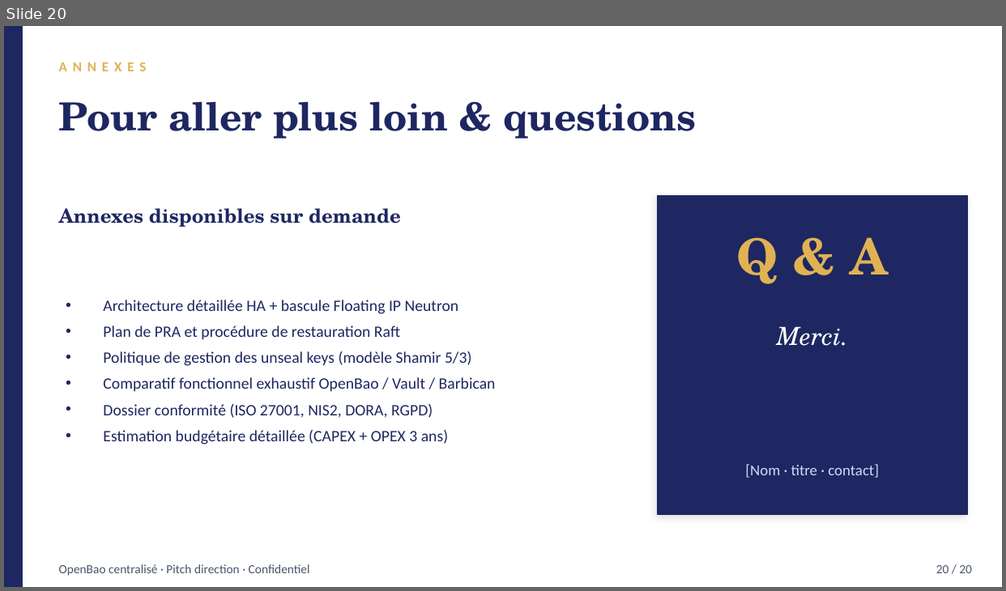
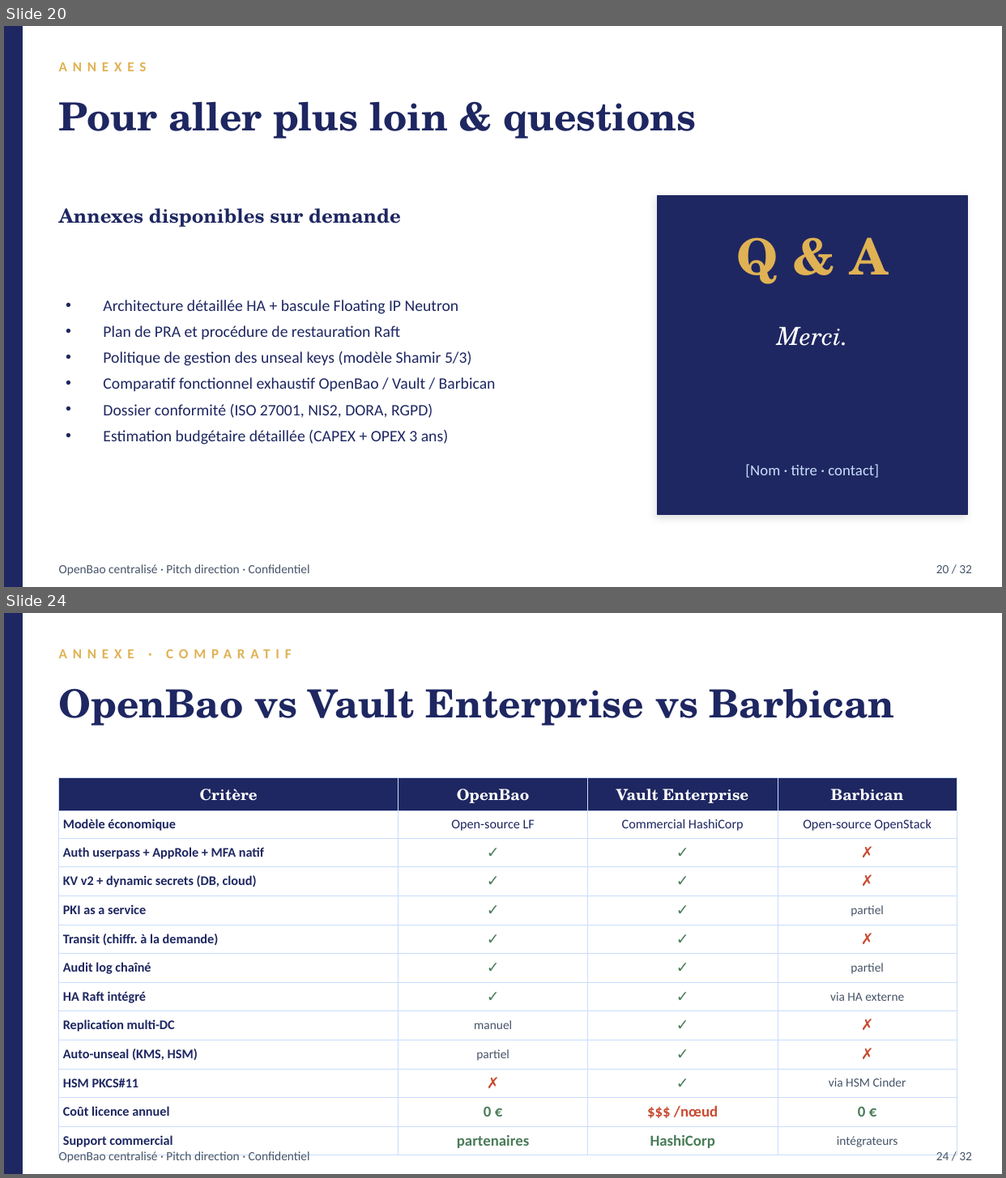
Before and after one commit to massinissa-boutrig/OpenBao, a slide deck: OpenBao-vs-Barbican.pptx. Shown one above the other, each under a label of ours: slide 20 before the commit, slides 20 and 24 after it; the slides between them are not shown. The pictures are 1006x591 and 1006x1178 pixels, drawn with LibreOffice and Linux fonts; fonts in the diff are those of the drawing. Boxes give left, top, right and bottom in pixels: in the first picture for what was removed or moved away, otherwise in the second. Text is boxed around its words. In the diff, an @@ line names an element or a change of style, - is before the commit and + after.

```diff
--- a/OpenBao-vs-Barbican.pptx
+++ b/OpenBao-vs-Barbican.pptx
@@ slide 24 added at (4, 613, 1002, 1174), background #FFFFFF @@
@@ rectangle added at (4, 613, 22, 1174), fill #1E2761, outline #1E2761 1 pt @@
@@ text added at (59, 649, 291, 658), 10 pt, text #E0B254, bold @@
+ANNEXE · COMPARATIF
@@ text added at (59, 688, 895, 726), 28 pt, text #1E2761, bold @@
+OpenBao vs Vault Enterprise vs Barbican
@@ table added at (59, 777, 957, 1152), 13 rows, 4 columns @@
+Critère | OpenBao | Vault Enterprise | Barbican
+Modèle économique | Open-source LF | Commercial HashiCorp | Open-source OpenStack
+Auth userpass + AppRole + MFA natif | ✓ | ✓ | ✗
+KV v2 + dynamic secrets (DB, cloud) | ✓ | ✓ | ✗
+PKI as a service | ✓ | ✓ | partiel
+Transit (chiffr. à la demande) | ✓ | ✓ | ✗
+Audit log chaîné | ✓ | ✓ | partiel
+HA Raft intégré | ✓ | ✓ | via HA externe
+Replication multi-DC | manuel | ✓ | ✗
+Auto-unseal (KMS, HSM) | partiel | ✓ | ✗
+HSM PKCS#11 | ✗ | ✓ | via HSM Cinder
+Coût licence annuel | 0 € | $$$ /nœud | 0 €
+Support commercial | partenaires | HashiCorp | intégrateurs
@@ text added at (59, 1152, 310, 1163), 9 pt, text #475569 @@
+OpenBao centralisé · Pitch direction · Confidentiel
@@ text added at (936, 1152, 972, 1161), 9 pt, text #475569 @@
+24 / 32
@@ slide 20 changed as well @@
@@ text at (936, 565, 972, 574): text changed @@
-20 / 20
+20 / 32
```
Also in this commit, not shown: 18 other slides changed, 11 other slides added.
